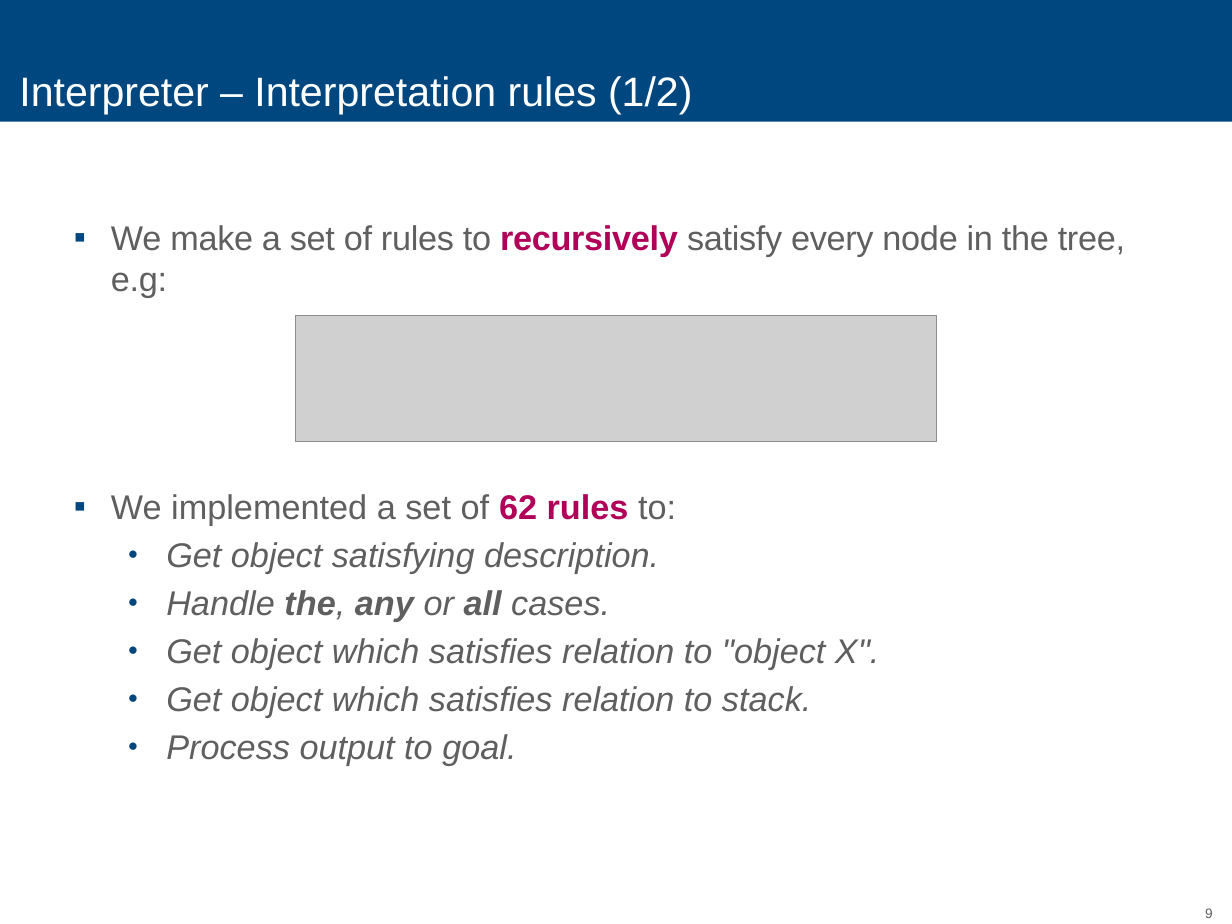
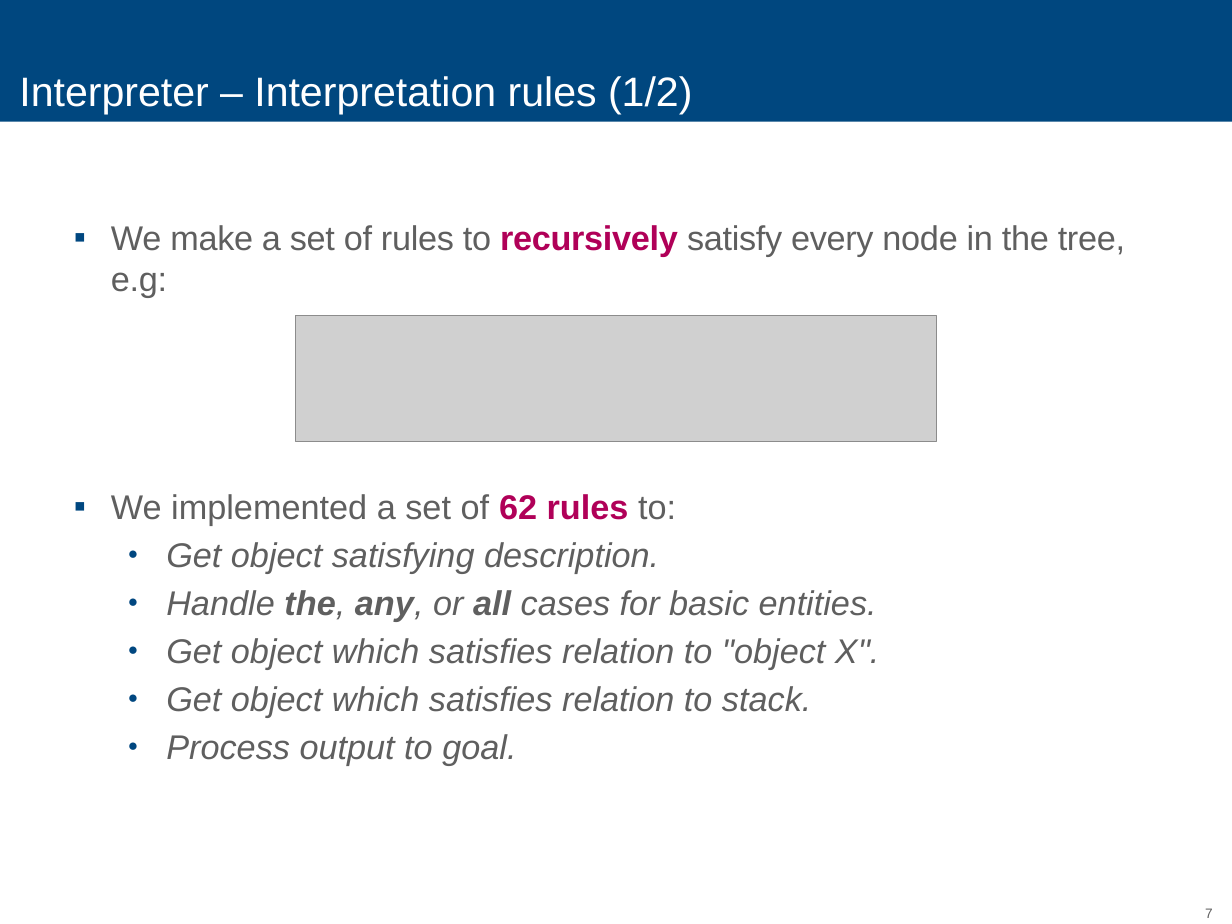
Before and after one commit to Medulli/shrdlite-chalmers, a slide deck: slide 7 of Report/AI.pptx (slide 9 before the commit). Drawn at 1232x924 pixels with LibreOffice and Linux fonts; fonts in the diff are those of the drawing; grey boxes stand for pictures. Boxes give left, top, right and bottom in pixels: in the first picture for what was removed or moved away, otherwise in the second. Text is boxed around its words. In the diff, an @@ line names an element or a change of style, - is before the commit and + after.

```diff
--- a/Report/AI.pptx
+++ b/Report/AI.pptx
@@ text at box(166, 590, 877, 621): text changed @@
-    ● Handle the, any or all cases.
+    ● Handle the, any, or all cases for basic entities.
@@ page number at box(1205, 908, 1213, 918): text changed @@
-9
+7
```
Also in this commit, not shown: 10 other slides changed, 1 slide added, 3 slides removed.
